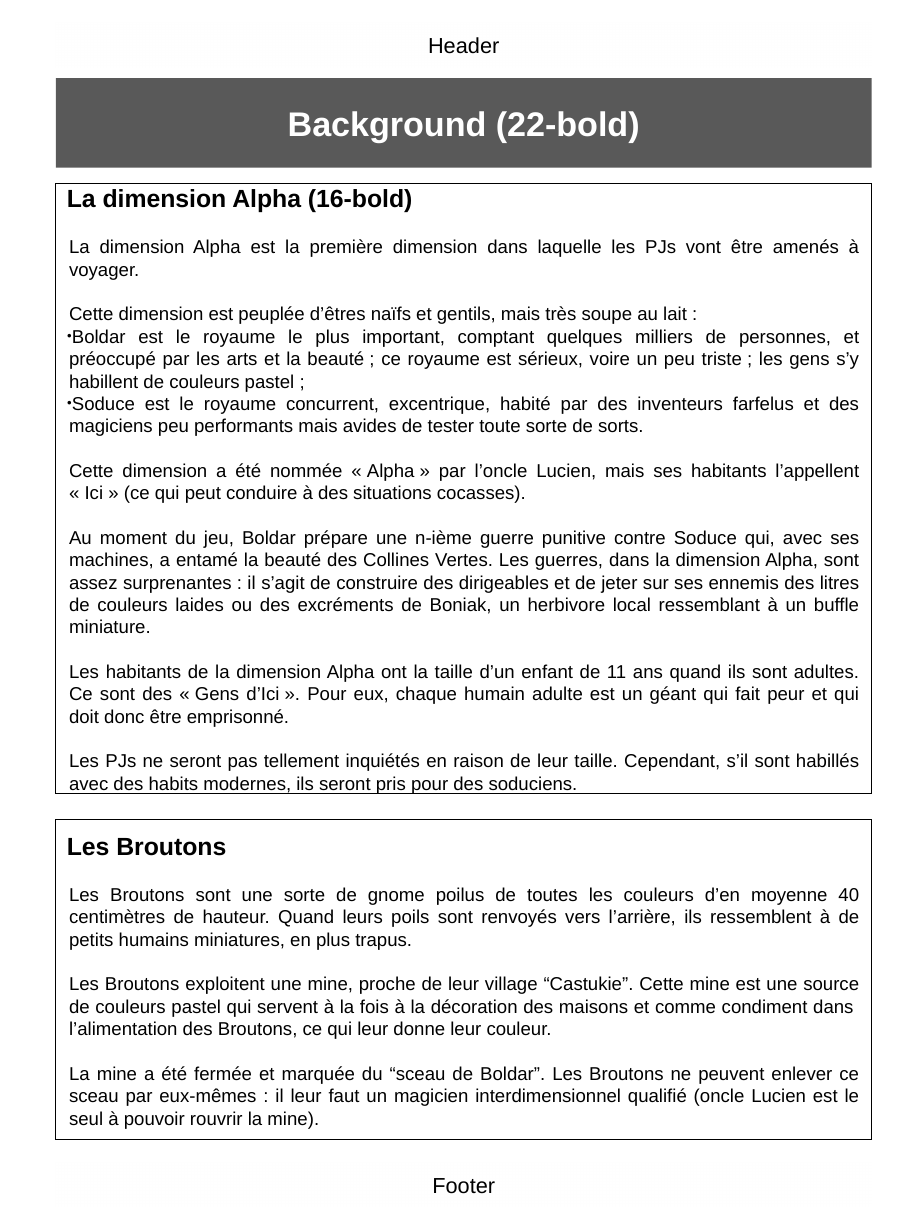
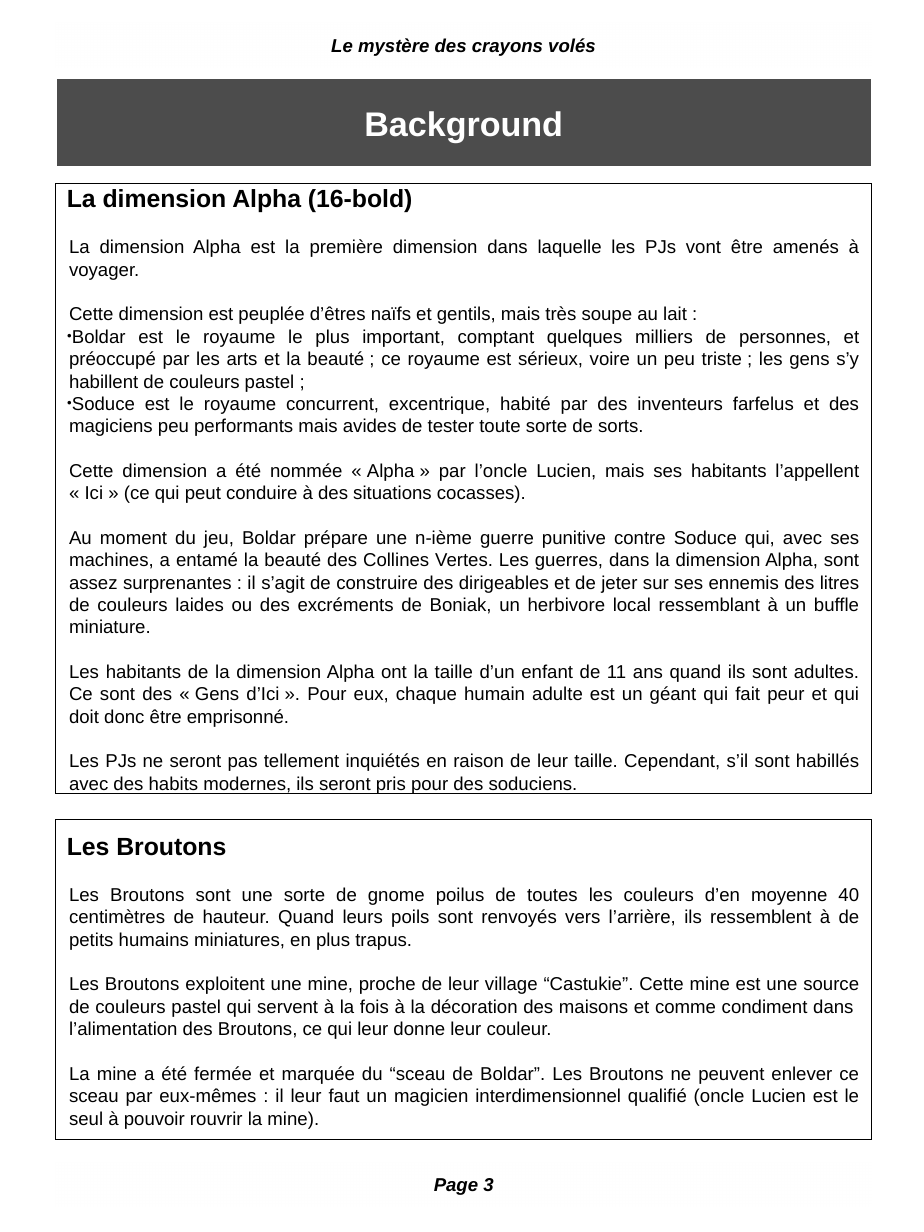
Before and after one commit to orey/D6-Dimensions, a slide deck: slide 3 of Le mystère des crayons volés/Le mystère des crayons volés.odp. Drawn at 924x1232 pixels with LibreOffice and Linux fonts; fonts in the diff are those of the drawing; background and template pictures are left out. Boxes give left, top, right and bottom in pixels: in the first picture for what was removed or moved away, otherwise in the second. Text is boxed around its words. In the diff, an @@ line names an element or a change of style, - is before the commit and + after.

```diff
--- a/Le mystère des crayons volés/Le mystère des crayons volés.odp
+++ b/Le mystère des crayons volés/Le mystère des crayons volés.odp
@@ text at (331,38,596,56): text changed; size 14 to 12 pt; bold on; italic on @@
-Header
+Le mystère des crayons volés
@@ rectangle "Background" at (56,78,871,168): fill #000000 at 65% opacity to #000000 at 70% opacity; outline none to #FFFFFF 1.5 pt @@
@@ text in rectangle at (364,111,563,143): text changed @@
-Background (22-bold)
+Background
@@ text at (434,1178,493,1195): text changed; size 14 to 12 pt; bold on; italic on @@
-Footer
+Page 3
```
Also in this commit, not shown: 3 other slides changed, 2 slides added, 3 other files.
